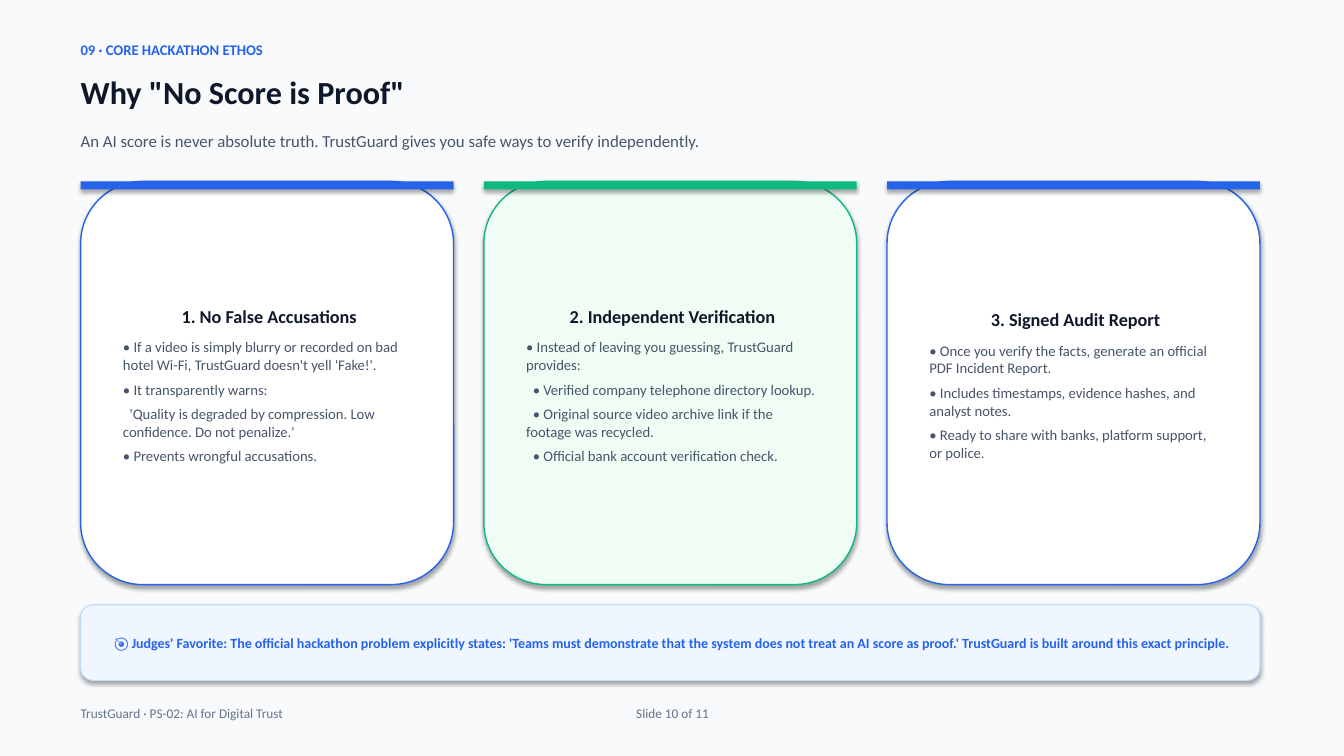
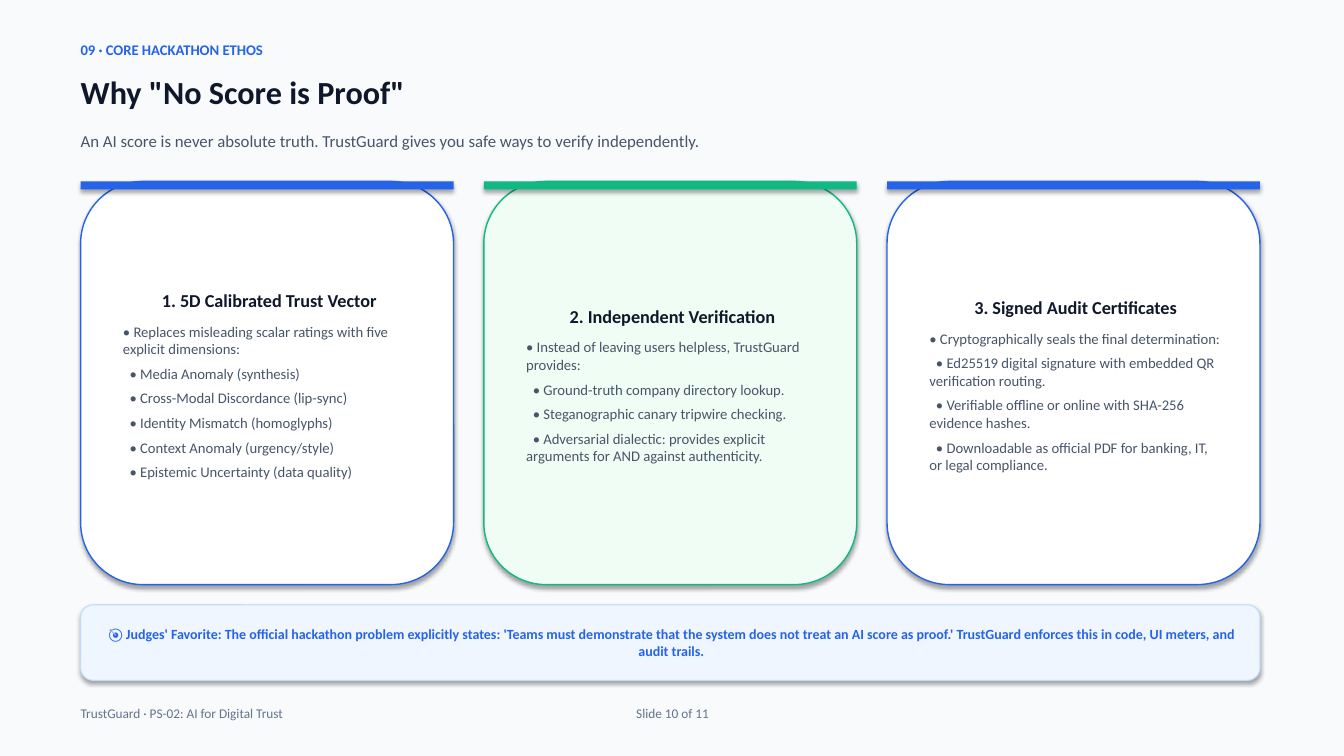
Before and after one commit to Gauthampro7/TrustGuard, a slide deck: slide 10 of docs/presentations/presentation_simple.pptx. Drawn at 1344x756 pixels with LibreOffice and Linux fonts; fonts in the diff are those of the drawing. Boxes give left, top, right and bottom in pixels: in the first picture for what was removed or moved away, otherwise in the second. Text is boxed around its words. In the diff, an @@ line names an element or a change of style, - is before the commit and + after.

Commit message:
docs(presentation): update simple deck with 3-platform extension, continuous scoring, ML-1 models, and delivered prototype metrics

```diff
--- a/docs/presentations/presentation_simple.pptx
+++ b/docs/presentations/presentation_simple.pptx
@@ text in rounded rectangle at (123,294,388,480): text changed @@
-1. No False Accusations
-• If a video is simply blurry or recorded on bad hotel Wi-Fi, TrustGuard doesn't yell 'Fake!'.
-• It transparently warns:
-'Quality is degraded by compression. Low confidence. Do not penalize.'
-• Prevents wrongful accusations.
+1. 5D Calibrated Trust Vector
+• Replaces misleading scalar ratings with five explicit dimensions:
+• Media Anomaly (synthesis)
+• Cross-Modal Discordance (lip-sync)
+• Identity Mismatch (homoglyphs)
+• Context Anomaly (urgency/style)
+• Epistemic Uncertainty (data quality)
@@ text in rounded rectangle at (929,301,1220,473): text changed @@
-3. Signed Audit Report
-• Once you verify the facts, generate an official PDF Incident Report.
-• Includes timestamps, evidence hashes, and analyst notes.
-• Ready to share with banks, platform support, or police.
+3. Signed Audit Certificates
+• Cryptographically seals the final determination:
+• Ed25519 digital signature with embedded QR verification routing.
+• Verifiable offline or online with SHA-256 evidence hashes.
+• Downloadable as official PDF for banking, IT, or legal compliance.
@@ text in rounded rectangle at (526,342,800,464): text changed @@
-• Instead of leaving you guessing, TrustGuard provides:
-• Verified company telephone directory lookup.
-• Original source video archive link if the footage was recycled.
-• Official bank account verification check.
+• Instead of leaving users helpless, TrustGuard provides:
+• Ground-truth company directory lookup.
+• Steganographic canary tripwire checking.
+• Adversarial dialectic: provides explicit arguments for AND against authenticity.
@@ text in rounded rectangle at (126,629,1235,656): text changed @@
-🎯 Judges' Favorite: The official hackathon problem explicitly states: 'Teams must demonstrate that the system does not treat an AI score as proof.' TrustGuard is built around this exact principle.
+🎯 Judges' Favorite: The official hackathon problem explicitly states: 'Teams must demonstrate that the system does not treat an AI score as proof.' TrustGuard enforces this in code, UI meters, and audit trails.
```
Also in this commit, not shown: 4 other slides changed, 2 other files.
